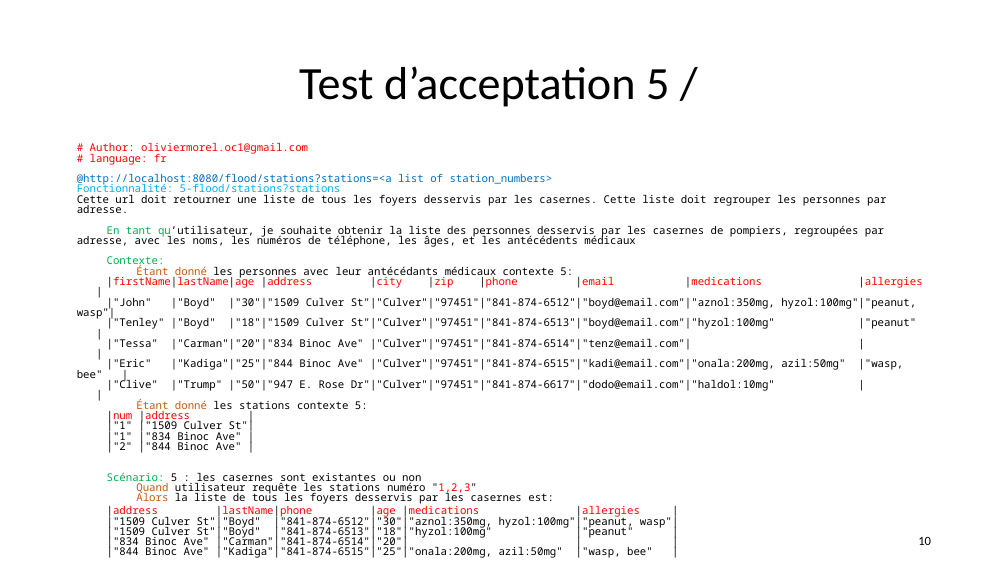
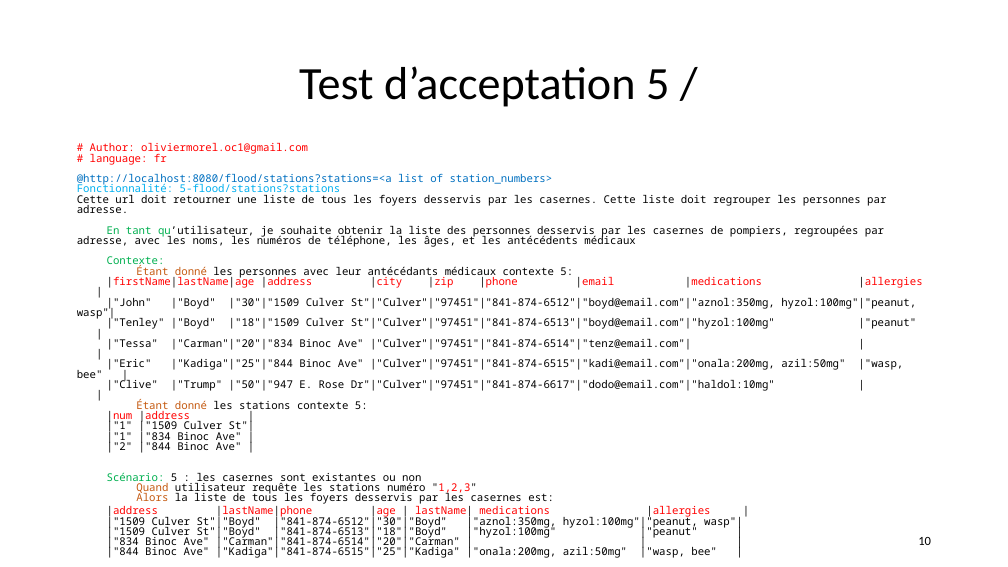
Before and after one commit to andrechico999/https-github.com-emmo78-com.safetynet.alerts, a slide deck: slide 10 of A_Livrables/MOREL_Olivier_4_slides_062022.pptx. Drawn at 1008x567 pixels with LibreOffice and Linux fonts; fonts in the diff are those of the drawing. Boxes give left, top, right and bottom in pixels: in the first picture for what was removed or moved away, otherwise in the second. Text is boxed around its words. In the diff, an @@ line names an element or a change of style, - is before the commit and + after.

Commit message:
wip : minimal coding to understand how coding test 'cause lack of experience 6

```diff
--- a/A_Livrables/MOREL_Olivier_4_slides_062022.pptx
+++ b/A_Livrables/MOREL_Olivier_4_slides_062022.pptx
@@ text at (107, 506, 743, 558): text changed @@
-|address |lastName|phone |age |medications |allergies |
-|"1509 Culver St"|"Boyd" |"841-874-6512"|"30"|"aznol:350mg, hyzol:100mg"|"peanut, wasp"|
-|"1509 Culver St"|"Boyd" |"841-874-6513"|"18"|"hyzol:100mg" |"peanut" |
-|"834 Binoc Ave" |"Carman"|"841-874-6514"|"20"| | |
-|"844 Binoc Ave" |"Kadiga"|"841-874-6515"|"25"|"onala:200mg, azil:50mg" |"wasp, bee" |
+|address |lastName|phone |age | lastName| medications |allergies |
+|"1509 Culver St"|"Boyd" |"841-874-6512"|"30"|"Boyd" |"aznol:350mg, hyzol:100mg"|"peanut, wasp"|
+|"1509 Culver St"|"Boyd" |"841-874-6513"|"18"|"Boyd" |"hyzol:100mg" |"peanut" |
+|"834 Binoc Ave" |"Carman"|"841-874-6514"|"20"|"Carman" | | |
+|"844 Binoc Ave" |"Kadiga"|"841-874-6515"|"25"|"Kadiga" |"onala:200mg, azil:50mg" |"wasp, bee" |
```
Also in this commit, not shown: 1 other slide changed, 34 other files.
